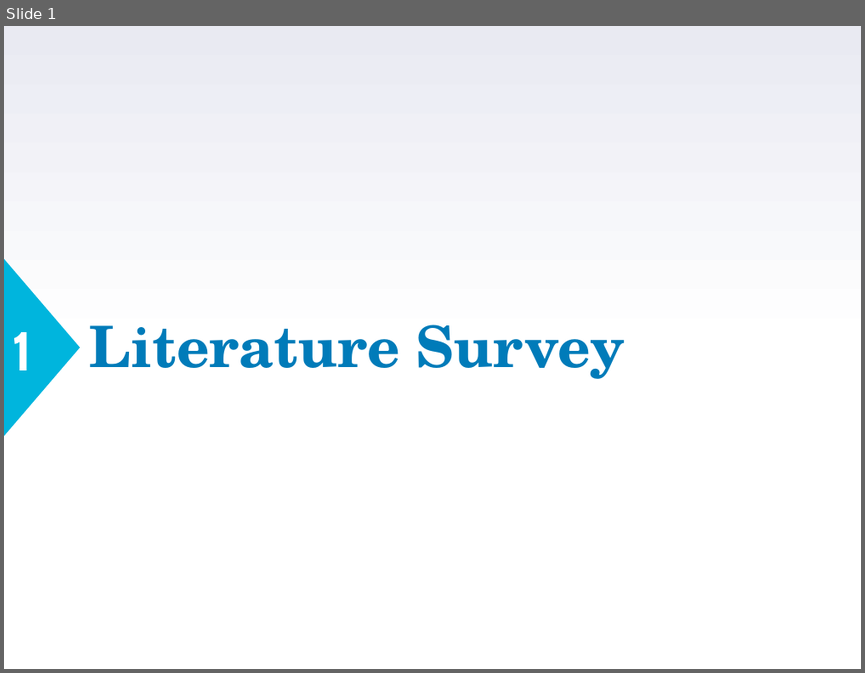
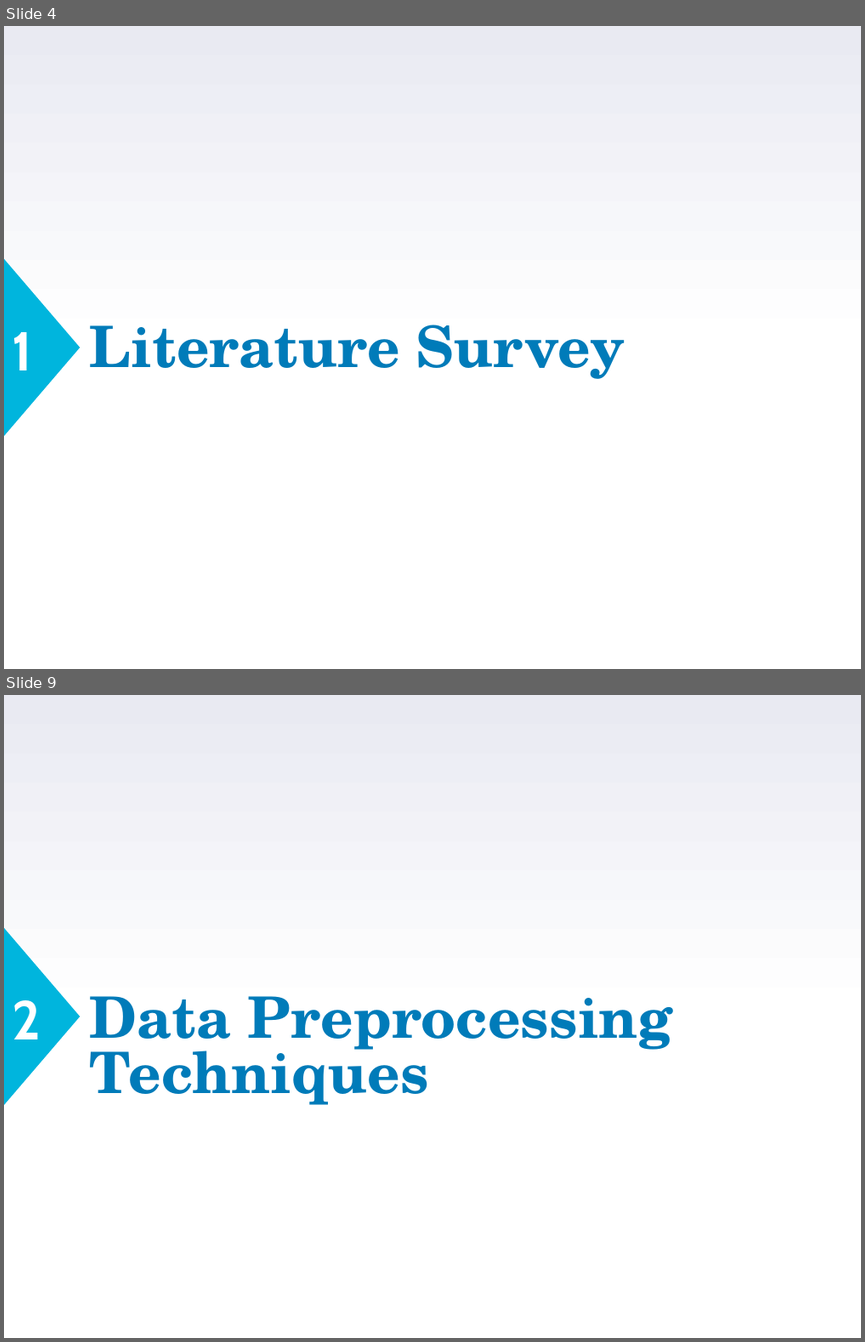
Before and after one commit to VarunBohara/Mini-Project-Documents, a slide deck: Review2_ppt.pptm. Shown one above the other, each under a label of ours: slide 1 before the commit, slides 4 and 9 after it; the slides between them are not shown. The pictures are 865x673 and 865x1342 pixels, drawn with LibreOffice and Linux fonts; fonts in the diff are those of the drawing. Boxes give left, top, right and bottom in pixels: in the first picture for what was removed or moved away, otherwise in the second. Text is boxed around its words. In the diff, an @@ line names an element or a change of style, - is before the commit and + after.

```diff
--- a/Review2_ppt.pptm
+++ b/Review2_ppt.pptm
@@ slide 9 added at <box>4,695,861,1338</box>, background gradient #FFFFFF to #E9EAF2; not listed: 1 template element that a slide beside it also shows @@
@@ text added at <box>12,1000,41,1039</box>, 46 pt, text #FFFFFF, bold @@
+2
@@ title added at <box>90,996,673,1105</box>, 48 pt, text #007BB9, bold @@
+Data Preprocessing Techniques
@@ what was slide 1 is now slide 4 @@
```
Also in this commit, not shown: 3 slides changed, 6 other slides added.
